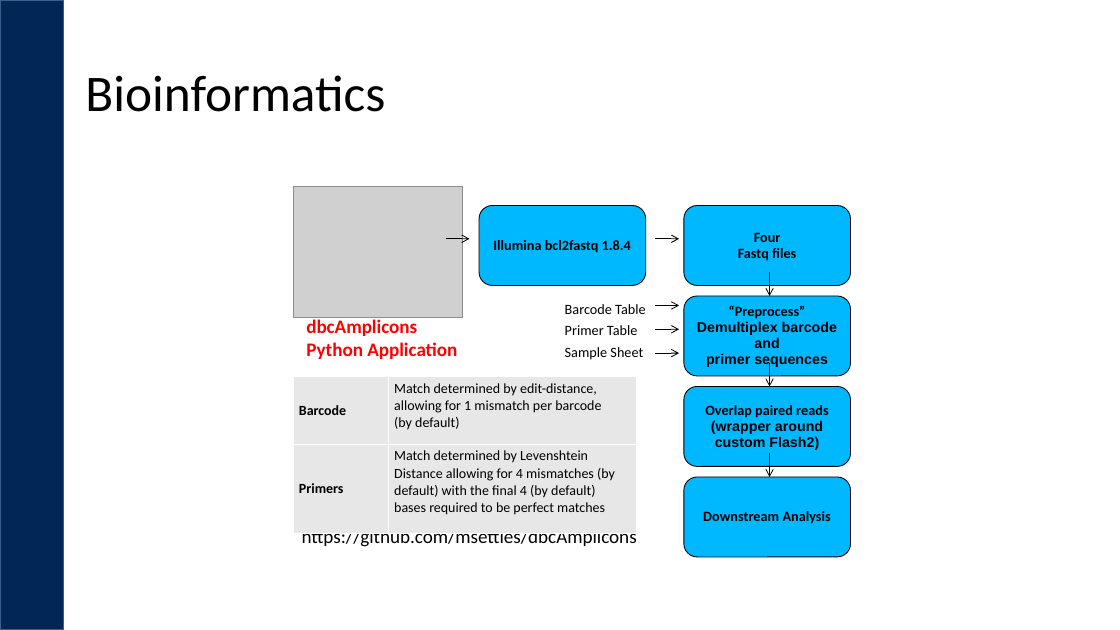
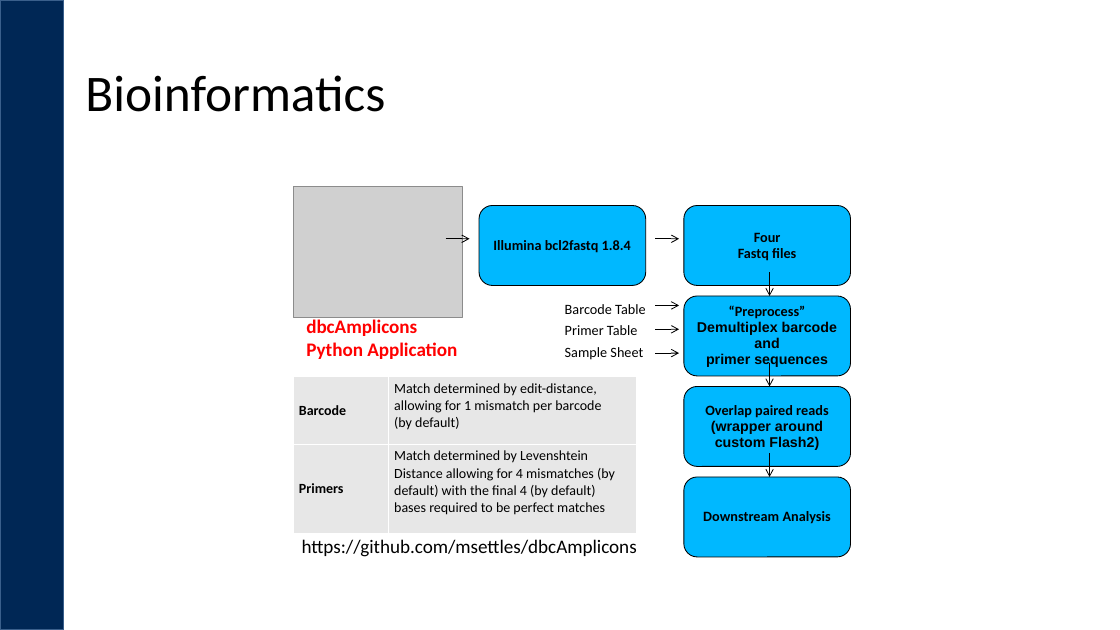
Before and after one commit to ucdavis-bioinformatics-training/2019_September_UCD_Microbial_Community_Analysis_Workshop, a slide deck: slide 10 of dbcAmplicons/dbcAmplicons_Bioinformatics.pptx. Drawn at 1120x630 pixels with LibreOffice and Linux fonts; fonts in the diff are those of the drawing; grey boxes stand for pictures; background and template pictures are left out. Boxes give left, top, right and bottom in pixels: in the first picture for what was removed or moved away, otherwise in the second. Text is boxed around its words. In the diff, an @@ line names an element or a change of style, - is before the commit and + after.

Commit message:
add dbcAmplicons bioiformatics markdown

```diff
--- a/dbcAmplicons/dbcAmplicons_Bioinformatics.pptx
+++ b/dbcAmplicons/dbcAmplicons_Bioinformatics.pptx
@@ text "https://github.com/msettles/dbcAmplicons" rewrapped from [302,534,637,547] to [302,539,637,557] @@
```
Also in this commit, not shown: 3 other slides changed, 15 other files.
